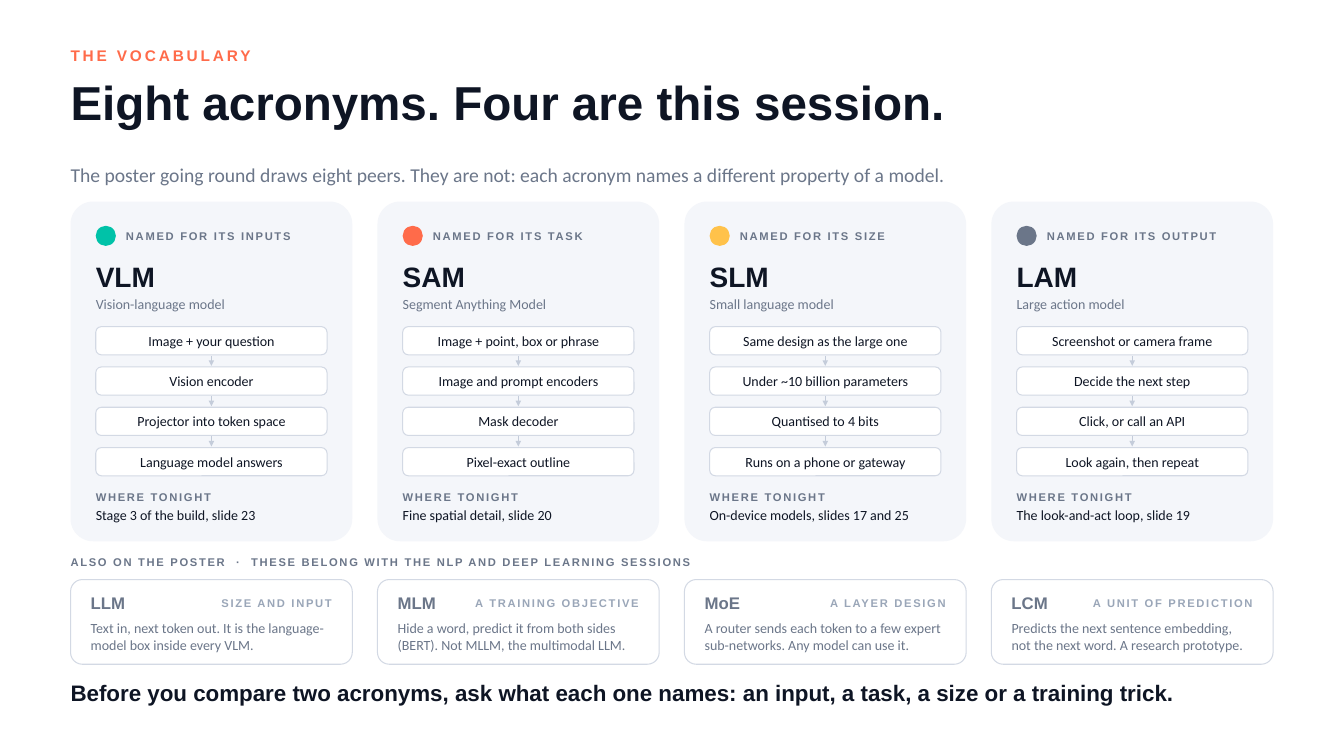
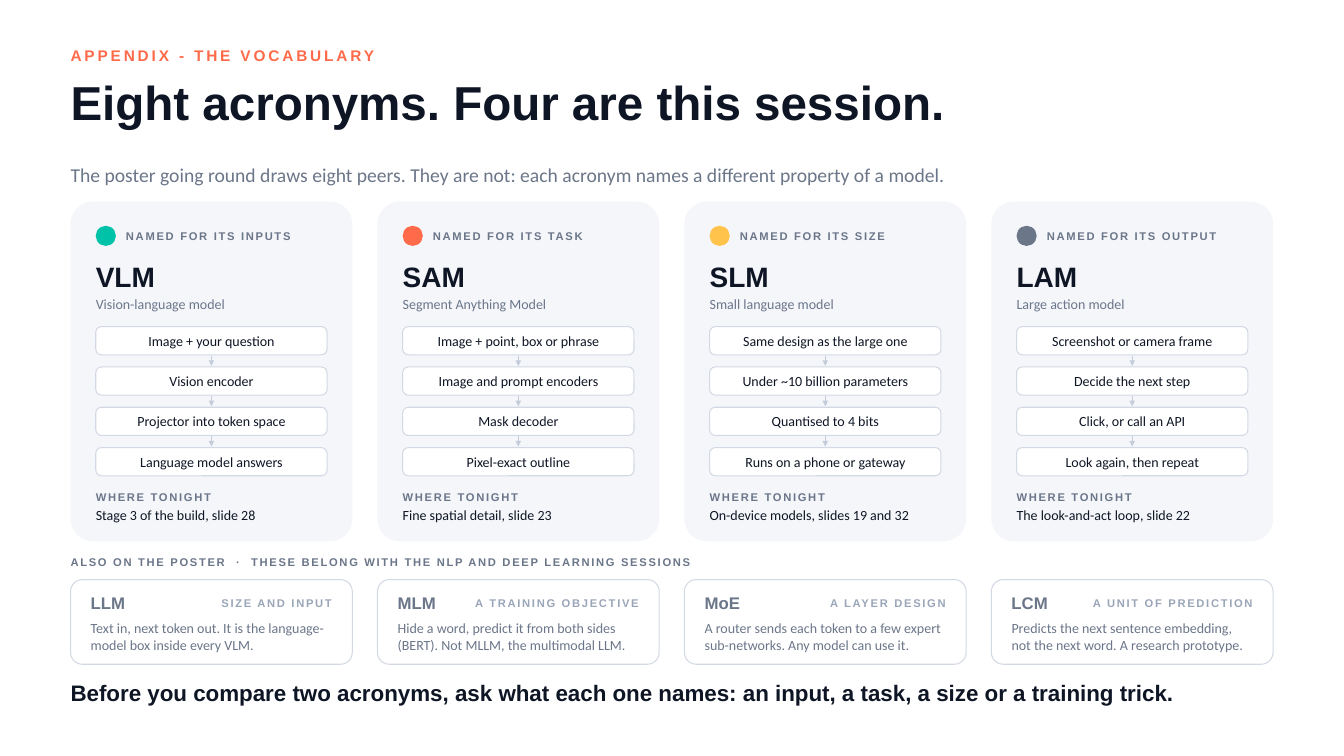
Before and after one commit to lksmangai/DeepLearning, a slide deck: slide 49 of Multimodal-AI-ATAL-FDP-Deck.pptx (slide 16 before the commit). Drawn at 1344x756 pixels with LibreOffice and Linux fonts; fonts in the diff are those of the drawing. Boxes give left, top, right and bottom in pixels: in the first picture for what was removed or moved away, otherwise in the second. Text is boxed around its words. In the diff, an @@ line names an element or a change of style, - is before the commit and + after.

```diff
--- a/Multimodal-AI-ATAL-FDP-Deck.pptx
+++ b/Multimodal-AI-ATAL-FDP-Deck.pptx
@@ text at <box>71,50,374,61</box>: text changed @@
-THE VOCABULARY
+APPENDIX - THE VOCABULARY
@@ text at <box>96,510,255,523</box>: text changed @@
-Stage 3 of the build, slide 23
+Stage 3 of the build, slide 28
@@ text at <box>403,510,552,523</box>: text changed @@
-Fine spatial detail, slide 20
+Fine spatial detail, slide 23
@@ text at <box>710,510,909,522</box>: text changed @@
-On-device models, slides 17 and 25
+On-device models, slides 19 and 32
@@ text at <box>1017,510,1190,522</box>: text changed @@
-The look-and-act loop, slide 19
+The look-and-act loop, slide 22
```
Also in this commit, not shown: 18 other slides changed, 14 slides added.
